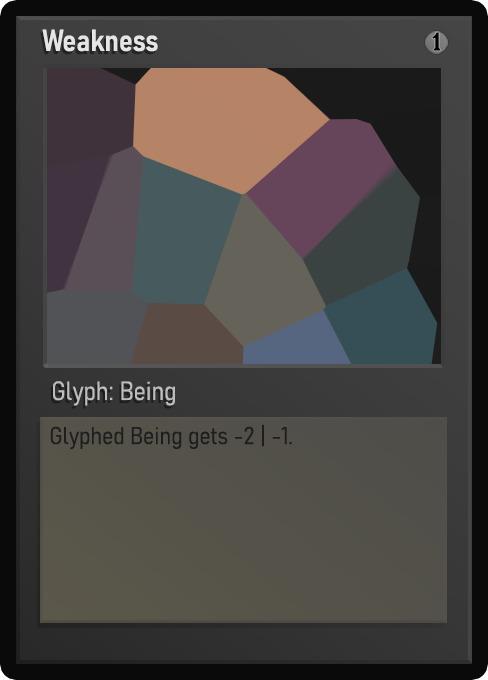
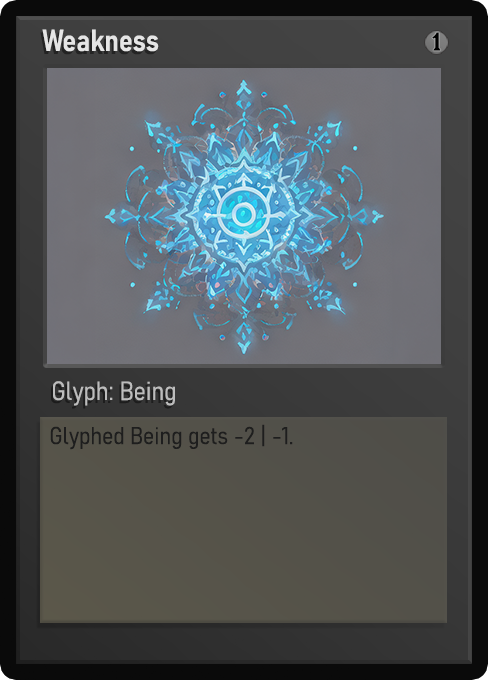
Layered file, before and after one edit (488 x 680). Changes by layer:
painted on "Name" over [64, 35, 159, 52]
painted on "Class" over [53, 381, 175, 406]
painted on "Desc_norm" over [52, 424, 293, 450]
painted on "Artwork" over [47, 68, 441, 364]
